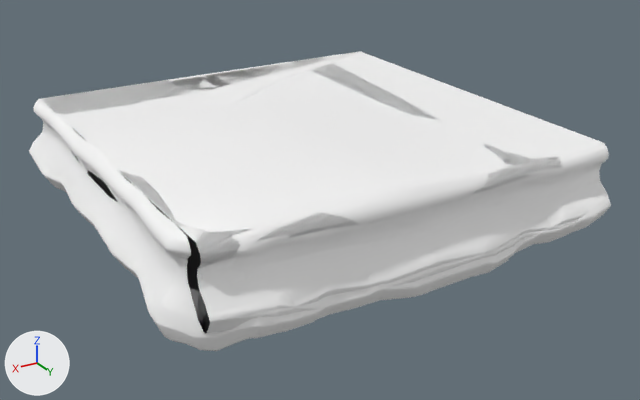
The FBX model Assets/Models/LevelTiles/lvl_Universal/tilesEdge.fbx as it was, and as the next commit left it.
Rendered twice from a 50 mm camera at (6.17, 10.81, 4.69) aimed at (-0.04, 0.46, -0.49). The axes (+X, +Y, +Z) are drawn at lower left. The lights are the same throughout. Where no turn or scale is listed for an object, it has been applied to the vertices.

Script lines for the objects in view, before the commit:
```python
me_mesh = bpy.data.meshes.new('Mesh')
me_mesh.from_pydata(...)  # 416 vertices, 450 faces; spans x -3.0..3.0, y -3.0..3.36, z -0.6..0.65
# faces by material slot: [138, 312]
me_mesh.materials.append(mat_boundry_tex)  # dark grey #696969
me_mesh.materials.append(mat_environ_tex)  # white #fafafa
me_mesh_001 = bpy.data.meshes.new('Mesh.001')
me_mesh_001.from_pydata(...)  # 416 vertices, 450 faces; spans x -3.0..3.0, y -3.0..3.32, z -0.79..0.65
# faces by material slot: [138, 312]
me_mesh_001.materials.append(mat_boundry_tex)  # dark grey #696969
me_mesh_001.materials.append(mat_environ_tex)  # white #fafafa
me_mesh_002 = bpy.data.meshes.new('Mesh.002')
me_mesh_002.from_pydata(...)  # 1035 vertices, 1108 faces; spans x -3.0..3.34, y -3.0..3.33, z -0.74..0.8
# faces by material slot: [847, 261]
me_mesh_002.materials.append(mat_environ_tex)  # white #fafafa
me_mesh_002.materials.append(mat_boundry_tex)  # dark grey #696969
me_mesh_003 = bpy.data.meshes.new('Mesh.003')
me_mesh_003.from_pydata(...)  # 562 vertices, 573 faces; spans x -3.29..3.0, y -3.0..3.29, z -0.59..0.7
# faces by material slot: [513, 60]
me_mesh_003.materials.append(mat_environ_tex)  # white #fafafa
me_mesh_003.materials.append(mat_boundry_tex)  # dark grey #696969
ob_tile_edge1 = bpy.data.objects.new('tile_edge1', me_mesh)
ob_tile_edge1.location = (0.0, 0.0, 0.0)
ob_tile_edge2 = bpy.data.objects.new('tile_edge2', me_mesh_001)
ob_tile_edge2.location = (0.0, 0.0, 0.0)
ob_tile_edge3 = bpy.data.objects.new('tile_edge3', me_mesh_002)
ob_tile_edge3.location = (0.0, 0.0, 0.0)
ob_tile_edge4 = bpy.data.objects.new('tile_edge4', me_mesh_003)
ob_tile_edge4.location = (0.0, 0.0, 0.0)
```
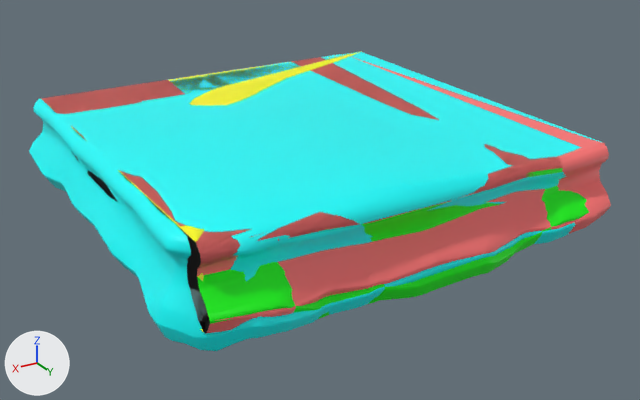
The change, as a diff of the scene's bpy script:
```diff
--- a/Assets/Models/LevelTiles/lvl_Universal/tilesEdge.fbx.py
+++ b/Assets/Models/LevelTiles/lvl_Universal/tilesEdge.fbx.py
@@ mat_environ_tex4 @@
+mat_environ_tex4 = principled_material('environ_tex4')
+mat_environ_tex4.base_color = (1.0, 1.0, 0.0)  # yellow #ffff00
@@ mat_environ_tex2 @@
+mat_environ_tex2 = principled_material('environ_tex2')
+mat_environ_tex2.base_color = (0.0, 1.0, 1.0)  # cyan #00ffff
@@ mat_environ_tex5 @@
+mat_environ_tex5 = principled_material('environ_tex5')
+mat_environ_tex5.base_color = (0.0, 1.0, 0.0)  # green #00ff00
@@ mat_environ_tex3 @@
+mat_environ_tex3 = principled_material('environ_tex3')
+mat_environ_tex3.base_color = (1.0, 0.179, 0.179)  # red #ff7575
@@ me_mesh_001 @@
 me_mesh_001.from_pydata(...)  # 416 vertices, 450 faces; spans x -3.0..3.0, y -3.0..3.32, z -0.79..0.65
 # used by ob_tile_edge2; location = (0.0, 0.0, 0.0)
+# me_mesh_001 part 2: all 312 faces that had it switch from mat_environ_tex (white #fafafa) to mat_environ_tex5 (green #00ff00)
 me_mesh_001.materials.append(mat_boundry_tex)
@@ me_mesh_002 @@
 me_mesh_002.from_pydata(...)  # 1035 vertices, 1108 faces; spans x -3.0..3.34, y -3.0..3.33, z -0.74..0.8
 # used by ob_tile_edge3; location = (0.0, 0.0, 0.0)
+# me_mesh_002 part 3: all 847 faces that had it switch from mat_environ_tex (white #fafafa) to mat_environ_tex2 (cyan #00ffff)
 me_mesh_002.materials.append(mat_boundry_tex)
@@ me_mesh @@
 me_mesh.from_pydata(...)  # 416 vertices, 450 faces; spans x -3.0..3.0, y -3.0..3.36, z -0.6..0.65
 # used by ob_tile_edge1; location = (0.0, 0.0, 0.0)
+# me_mesh part 1: all 312 faces that had it switch from mat_environ_tex (white #fafafa) to mat_environ_tex3 (red #ff7575)
 me_mesh.materials.append(mat_boundry_tex)
@@ me_mesh_003 @@
 me_mesh_003.from_pydata(...)  # 562 vertices, 573 faces; spans x -3.29..3.0, y -3.0..3.29, z -0.59..0.7
 # used by ob_tile_edge4; location = (0.0, 0.0, 0.0)
+# me_mesh_003 part 4: all 513 faces that had it switch from mat_environ_tex (white #fafafa) to mat_environ_tex4 (yellow #ffff00)
 me_mesh_003.materials.append(mat_boundry_tex)
```

Changed parts and their boxes [x1, y1, x2, y2] in the pictures (640 x 400 px):
part 1 of me_mesh, recoloured: [197, 51, 611, 333] in both
part 2 of me_mesh_001, recoloured (white to green): [197, 52, 589, 324] in both
part 3 of me_mesh_002, recoloured (white to cyan): [29, 52, 600, 351] in both
part 4 of me_mesh_003, recoloured (white to yellow): [50, 51, 362, 332] in both
